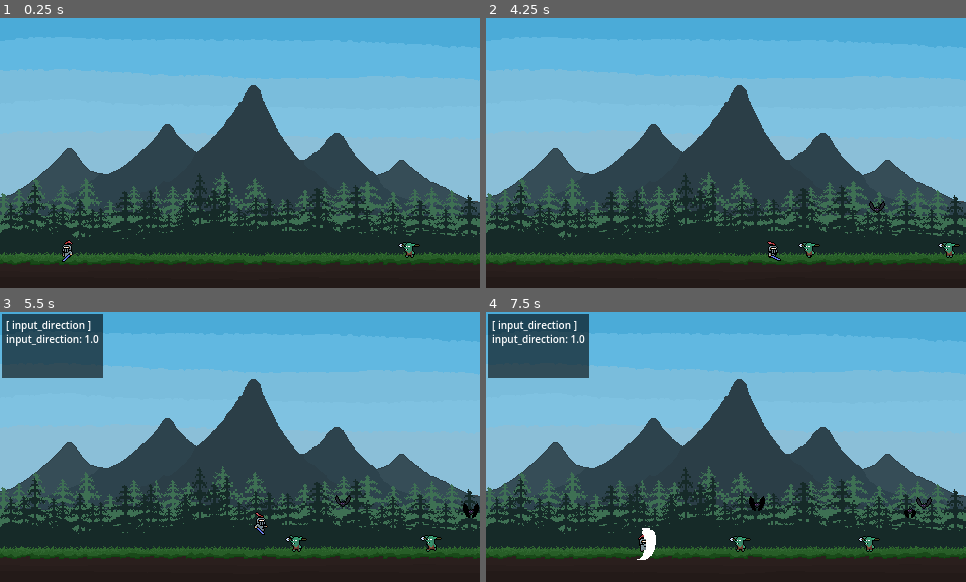
Above: before the commit, frames 1-4 (two rows, left to right).
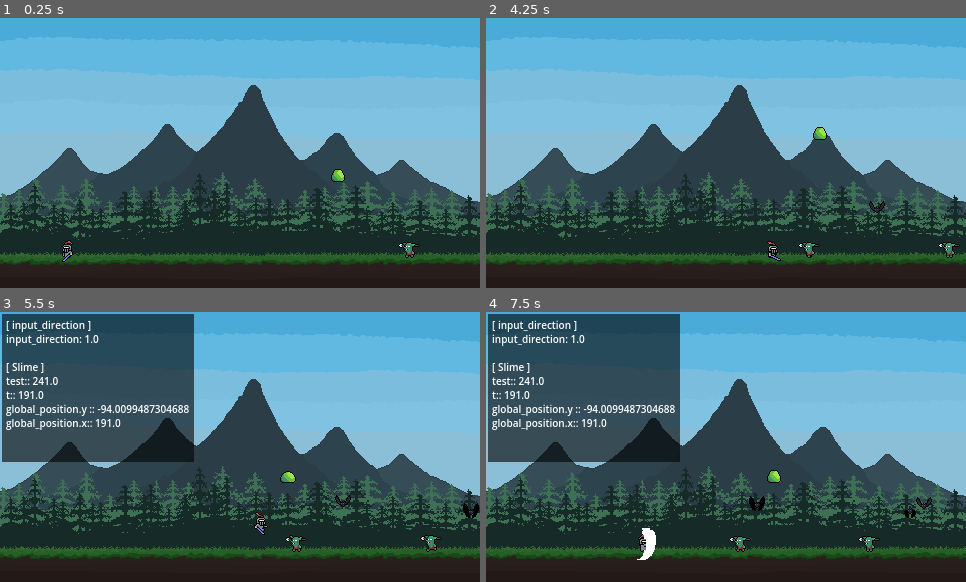
Above: after the commit, the same moments.

Repository: RadoslawG123/WavesOfMonsters
Game: Godot game, scene res://Scenes/main.tscn
Same seed, same stepped clock (60 frames per second), same inputs: the game is played once before the commit and once after it.
Inputs:
- Up to frame 1 (0.25 s): no input
- Up to frame 2 (4.25 s): hold D (Right) 0.53-2.03 s; tap W (Jump) at 0.6, 0.77, 1.07, 1.52, 1.55, 1.82, 2.1, 3.02, 3.05, 3.32, 3.6, 3.77, 4.07 s; tap Space (Attack) at 1.35, 2.85 s; hold A (Left) 2.03-2.78 s; hold D (Right) from 2.78 s (still down); tap K (DebugEnemy) at 4.15 s
- Up to frame 3 (5.5 s): release D (Right) at 4.28 s; hold A (Left) 4.28-5.03 s; tap Space (Attack) at 4.35 s; tap W (Jump) at 4.52, 4.55, 4.82, 5.1 s; tap / (DebugOverlay) at 4.9 s; hold D (Right) from 5.03 s (still down)
- Up to frame 4 (7.5 s): release D (Right) at 5.78 s; hold A (Left) 5.78-7.28 s; tap Space (Attack) at 5.85, 7.35 s; tap W (Jump) at 6.02, 6.05, 6.32, 6.6, 6.77, 7.07 s; hold D (Right) from 7.28 s (still down)

The runs differ from the first frame. In frame 1, 0.1% of the frame differs, in the area x 68-72%, y 55-61%; in frame 2, 0.1%; in frame 3, 17%, in the area x 0-62%, y 0-64%; in frame 4, 17%.

Commit message:
Work in progress: Slime + Slime jump mechanics.

Diff:
--- /dev/null
+++ b/Scenes/Enemies/Slime.tscn
@@ -0,0 +1,190 @@
+[gd_scene format=3 uid="uid://bct0c4gv4uebg"]
+
+[ext_resource type="Texture2D" uid="uid://bxib6eht5e8n0" path="res://Assets/Enemies/Slime/Slime_jump.png" id="1_kexyb"]
+[ext_resource type="Script" uid="uid://dknpyqtm8436d" path="res://Scenes/Enemies/slime.gd" id="1_otd3f"]
+[ext_resource type="Texture2D" uid="uid://cbivayqwblkr5" path="res://Assets/Enemies/Slime/Slime_Idle.png" id="2_s88bi"]
+[ext_resource type="PackedScene" uid="uid://bwdrkmws83sb4" path="res://Scenes/Universal/health_component.tscn" id="4_otd3f"]
+[ext_resource type="PackedScene" uid="uid://bxmx6fmybo61p" path="res://Scenes/Universal/hurtbox.tscn" id="5_jus8j"]
+[ext_resource type="Shader" uid="uid://k5wu2e0okuur" path="res://Assets/Shaders/White.gdshader" id="6_jus8j"]
+
+[sub_resource type="ShaderMaterial" id="ShaderMaterial_jus8j"]
+shader = ExtResource("6_jus8j")
+shader_parameter/flash_modifier = 0.0
+shader_parameter/flash_color = Color(1, 1, 1, 1)
+
+[sub_resource type="AtlasTexture" id="AtlasTexture_ua82p"]
+atlas = ExtResource("1_kexyb")
+region = Rect2(200, 0, 20, 20)
+
+[sub_resource type="AtlasTexture" id="AtlasTexture_otd3f"]
+atlas = ExtResource("1_kexyb")
+region = Rect2(220, 0, 20, 20)
+
+[sub_resource type="AtlasTexture" id="AtlasTexture_jus8j"]
+atlas = ExtResource("1_kexyb")
+region = Rect2(80, 0, 20, 20)
+
+[sub_resource type="AtlasTexture" id="AtlasTexture_qvstw"]
+atlas = ExtResource("1_kexyb")
+region = Rect2(100, 0, 20, 20)
+
+[sub_resource type="AtlasTexture" id="AtlasTexture_i418a"]
+atlas = ExtResource("1_kexyb")
+region = Rect2(120, 0, 20, 20)
+
+[sub_resource type="AtlasTexture" id="AtlasTexture_vp0jb"]
+atlas = ExtResource("1_kexyb")
+region = Rect2(140, 0, 20, 20)
+
+[sub_resource type="AtlasTexture" id="AtlasTexture_wwgcc"]
+atlas = ExtResource("2_s88bi")
+region = Rect2(0, 0, 20, 20)
+
+[sub_resource type="AtlasTexture" id="AtlasTexture_pw37b"]
+atlas = ExtResource("2_s88bi")
+region = Rect2(20, 0, 20, 20)
+
+[sub_resource type="AtlasTexture" id="AtlasTexture_duprh"]
+atlas = ExtResource("2_s88bi")
+region = Rect2(40, 0, 20, 20)
+
+[sub_resource type="AtlasTexture" id="AtlasTexture_bhv08"]
+atlas = ExtResource("2_s88bi")
+region = Rect2(60, 0, 20, 20)
+
+[sub_resource type="AtlasTexture" id="AtlasTexture_fv38u"]
+atlas = ExtResource("1_kexyb")
+region = Rect2(0, 0, 20, 20)
+
+[sub_resource type="AtlasTexture" id="AtlasTexture_j7tok"]
+atlas = ExtResource("1_kexyb")
+region = Rect2(20, 0, 20, 20)
+
+[sub_resource type="AtlasTexture" id="AtlasTexture_eyfra"]
+atlas = ExtResource("1_kexyb")
+region = Rect2(40, 0, 20, 20)
+
+[sub_resource type="AtlasTexture" id="AtlasTexture_u2s0g"]
+atlas = ExtResource("1_kexyb")
+region = Rect2(60, 0, 20, 20)
+
+[sub_resource type="SpriteFrames" id="SpriteFrames_r1vj8"]
+animations = [{
+"frames": [{
+"duration": 1.0,
+"texture": SubResource("AtlasTexture_ua82p")
+}, {
+"duration": 1.0,
+"texture": SubResource("AtlasTexture_otd3f")
+}],
+"loop": 0,
+"name": &"Fall",
+"speed": 5.0
+}, {
+"frames": [{
+"duration": 1.0,
+"texture": SubResource("AtlasTexture_jus8j")
+}, {
+"duration": 1.0,
+"texture": SubResource("AtlasTexture_qvstw")
+}, {
+"duration": 1.0,
+"texture": SubResource("AtlasTexture_i418a")
+}, {
+"duration": 1.0,
+"texture": SubResource("AtlasTexture_vp0jb")
+}, {
+"duration": 1.0,
+"texture": SubResource("AtlasTexture_jus8j")
+}, {
+"duration": 1.0,
+"texture": SubResource("AtlasTexture_qvstw")
+}],
+"loop": 1,
+"name": &"Float",
+"speed": 5.0
+}, {
+"frames": [{
+"duration": 1.0,
+"texture": SubResource("AtlasTexture_wwgcc")
+}, {
+"duration": 1.0,
+"texture": SubResource("AtlasTexture_pw37b")
+}, {
+"duration": 1.0,
+"texture": SubResource("AtlasTexture_duprh")
+}, {
+"duration": 1.0,
+"texture": SubResource("AtlasTexture_bhv08")
+}],
+"loop": 1,
+"name": &"Idle",
+"speed": 5.0
+}, {
+"frames": [{
+"duration": 1.0,
+"texture": SubResource("AtlasTexture_fv38u")
+}, {
+"duration": 1.0,
+"texture": SubResource("AtlasTexture_j7tok")
+}, {
+"duration": 1.0,
+"texture": SubResource("AtlasTexture_eyfra")
+}, {
+"duration": 1.0,
+"texture": SubResource("AtlasTexture_u2s0g")
+}],
+"loop": 0,
+"name": &"Jump",
+"speed": 5.0
+}]
+
+[sub_resource type="RectangleShape2D" id="RectangleShape2D_r1vj8"]
+size = Vector2(18, 12)
+
+[sub_resource type="Animation" id="Animation_jus8j"]
+resource_name = "Jump"
+length = 2.0
+
+[sub_resource type="Animation" id="Animation_qvstw"]
+length = 0.001
+
+[sub_resource type="AnimationLibrary" id="AnimationLibrary_i418a"]
+_data = {
+&"Jump": SubResource("Animation_jus8j"),
+&"RESET": SubResource("Animation_qvstw")
+}
+
+[sub_resource type="RectangleShape2D" id="RectangleShape2D_qnic2"]
+size = Vector2(18, 12)
+
+[node name="Slime" type="CharacterBody2D" unique_id=1997628686]
+collision_layer = 2
+collision_mask = 4
+script = ExtResource("1_otd3f")
+
+[node name="AnimatedSprite2D" type="AnimatedSprite2D" parent="." unique_id=1667018529]
+material = SubResource("ShaderMaterial_jus8j")
+sprite_frames = SubResource("SpriteFrames_r1vj8")
+animation = &"Idle"
+autoplay = "Idle"
+frame_progress = 0.9754937
+
+[node name="CollisionShape2D" type="CollisionShape2D" parent="." unique_id=1044470714]
+position = Vector2(0, 4)
+shape = SubResource("RectangleShape2D_r1vj8")
+
+[node name="AnimationPlayer" type="AnimationPlayer" parent="." unique_id=297761443]
+libraries/ = SubResource("AnimationLibrary_i418a")
+
+[node name="HealthComponent" parent="." unique_id=2035992246 instance=ExtResource("4_otd3f")]
+
+[node name="Hurtbox" parent="." unique_id=1952516124 node_paths=PackedStringArray("sprite", "enemy_body") instance=ExtResource("5_jus8j")]
+sprite = NodePath("../AnimatedSprite2D")
+enemy_body = NodePath("..")
+
+[node name="CollisionShape2D" type="CollisionShape2D" parent="Hurtbox" unique_id=83513588]
+position = Vector2(0, 4)
+shape = SubResource("RectangleShape2D_qnic2")
+
+[node name="JumpTimer" type="Timer" parent="." unique_id=125949172]
--- /dev/null
+++ b/Scenes/Enemies/slime.gd
@@ -0,0 +1,80 @@
+extends CharacterBody2D
+
+#@export var h: float
+#@export var d: float
+#@export var g := 50.0
+#
+#var V_0y = -sqrt(2*g*h)
+#var V_x_max = -d/(2*t_max)
+#var t_max = sqrt((2*h)/g)
+var t: float
+var y: float
+var jump_end: float
+var test: float
+
+var X_VELOCITY := 0.0
+var JUMP_VELOCITY := 0.0
+var jumping := -1.0
+var jump_tween: Tween
+
+# Called when the node enters the scene tree for the first time.
+func _ready() -> void:
+	t = self.global_position.x
+	test = t
+	y = self.global_position.y
+	jump_end = t - 50.0
+	#h = 60.0
+	#d = 120.0
+
+
+# Called every frame. 'delta' is the elapsed time since the previous frame.
+func _physics_process(delta: float) -> void:
+	DebugOverlay.add_stat("Slime", "test:", test)
+	DebugOverlay.add_stat("Slime", "t:", t)
+	DebugOverlay.add_stat("Slime", "global_position.y :", global_position.y)
+	DebugOverlay.add_stat("Slime", "global_position.x:", global_position.x)
+	if Input.is_action_just_pressed("DebugEnemy"):
+		jumping *= -1.0
+	if jumping == 1.0:
+		if t > jump_end:
+			t -= delta*60.0
+			global_position.y = y + 50.0*sin(t*0.05+50.0)
+			global_position.x = t
+
+	#if Input.is_action_just_pressed("DebugEnemy"):
+		#
+		#jump_tween = create_tween()
+		#jump_tween.set_parallel(true)
+		#
+		#X_VELOCITY = 100.0
+		#JUMP_VELOCITY = 100.0
+		#
+		#jump_tween.tween_property(self, "JUMP_VELOCITY", 0.0, 0.5)
+		#jump_tween.tween_property(self, "X_VELOCITY", 0.0, 0.5)
+		#
+		#jump_tween.finished.connect(_on_jump_ended)
+		#
+	#velocity.x = -X_VELOCITY
+	#velocity.y = -JUMP_VELOCITY
+	#if not jumping:
+		#velocity.x = -X_VELOCITY
+
+
+	move_and_slide()
+
+func jump():
+	pass
+	#jumping = true
+	#velocity.y = V_0y
+	#t = sqrt((2*h)/g)
+	#velocity.y = -sqrt(2*g*h)
+	#velocity.x = d/(2*t)
+
+func _on_jump_ended():
+	X_VELOCITY = 100.0
+	JUMP_VELOCITY = -100.0
+
+	jump_tween.tween_property(self, "X_VELOCITY", 0.0, 0.5)
+	jump_tween.tween_property(self, "JUMP_VELOCITY", 0.0, 0.5)
+
+	X_VELOCITY = 0.0
--- a/Scenes/main.tscn
+++ b/Scenes/main.tscn
@@ -7,6 +7,7 @@
 [ext_resource type="Texture2D" uid="uid://ca2qkwsd8in86" path="res://Assets/Tileset/GrassLand/Background/GrassLand_Background_Guide.png" id="5_kry3j"]
 [ext_resource type="PackedScene" uid="uid://bj1bs61eh85y4" path="res://Scenes/Others/monster_generator.tscn" id="6_21xkr"]
 [ext_resource type="AudioStream" uid="uid://dnjnobqhmqxx6" path="res://Assets/Audio/WOF_v1.mp3" id="7_6bp64"]
+[ext_resource type="PackedScene" uid="uid://bct0c4gv4uebg" path="res://Scenes/Enemies/Slime.tscn" id="8_344ge"]
 
 [sub_resource type="TileSetAtlasSource" id="TileSetAtlasSource_21xkr"]
 texture = ExtResource("3_jjvhh")
@@ -146,3 +147,6 @@
 
 [node name="MonsterGenerator" parent="." unique_id=1461595443 instance=ExtResource("6_21xkr")]
 position = Vector2(394, -13)
+
+[node name="Slime" parent="." unique_id=1997628686 instance=ExtResource("8_344ge")]
+position = Vector2(241, -101)
--- a/project.godot
+++ b/project.godot
@@ -33,6 +33,8 @@
 
 folder_colors={
 "res://Assets/": "green",
+"res://Assets/Enemies/": "teal",
+"res://Assets/Player/": "teal",
 "res://Scenes/": "yellow",
 "res://Scripts/": "red"
 }
Binary file removed: Assets/Player/attack_example.png
Not shown, removed: Assets/Player/attack_example.png.import
Not shown, added: Scenes/Enemies/slime.gd.uid
